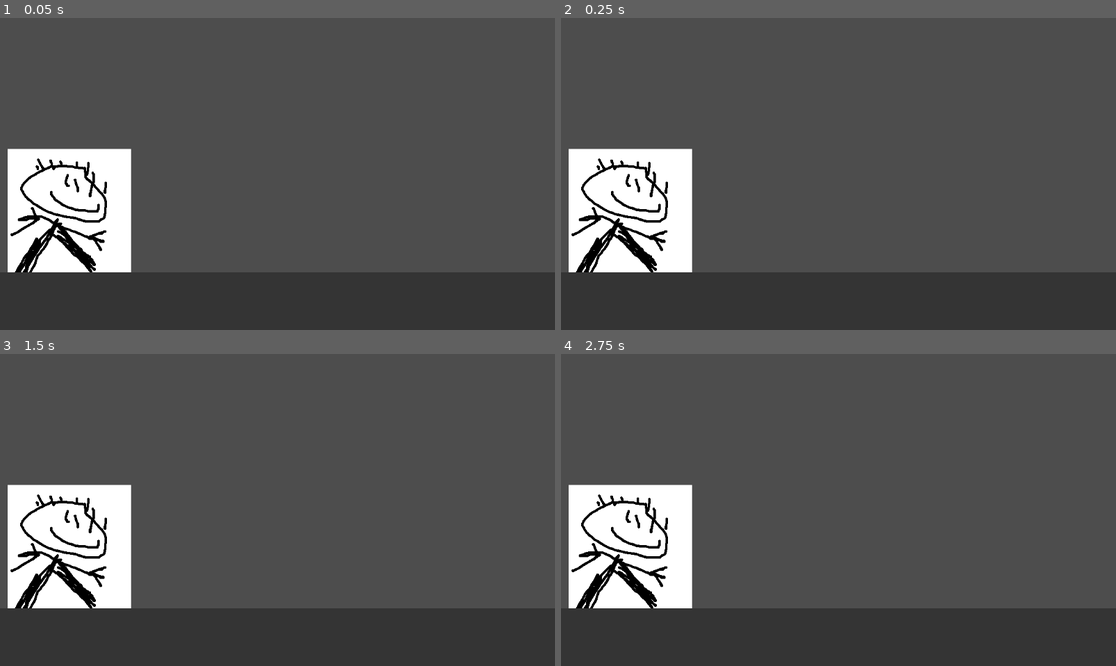
Above: before the commit, frames 1-4 (two rows, left to right).
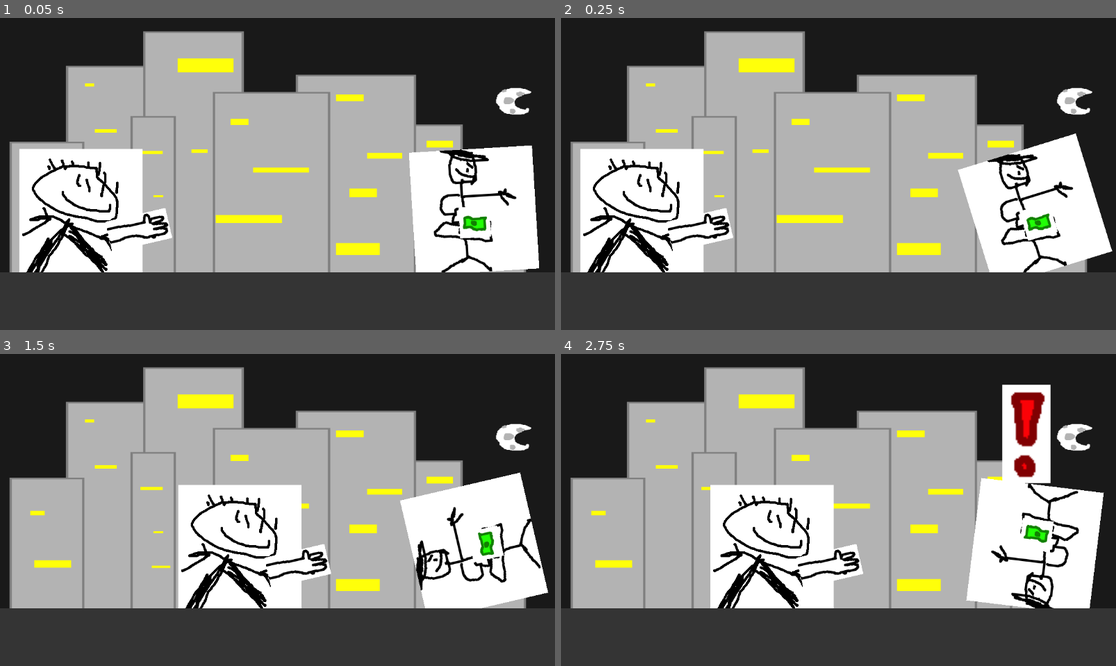
Above: after the commit, the same moments.

Repository: Eevee-17/Hackathon-Game
Game: Godot game, scene res://game_scenes/game_1.tscn
Two runs of this game, one before a commit and one after it. Both use one fixed random seed, a clock stepped at 60 frames per second and the inputs below. The project has no main scene, so this scene is started directly.
Inputs:
- Up to frame 1 (0.05 s): no input
- Up to frame 2 (0.25 s): no input
- Up to frame 3 (1.5 s): hold Right (arrow_right, bound only after the commit) 0.53-1.28 s; tap Space (space, bound only after the commit) at 0.6, 1.35 s; hold Left (arrow_left, bound only after the commit) from 1.28 s (still down)
- Up to frame 4 (2.75 s): release Left (arrow_left, bound only after the commit) at 2.03 s; hold Right (arrow_right, bound only after the commit) from 2.03 s (still down); tap Space (space, bound only after the commit) at 2.1 s

The runs differ from the first frame. In frame 1, 76% of the frame differs, in the area x 0-100%, y 0-82%; in frame 2, 76%; in frame 3, 81%; in frame 4, 81%.

Commit message:
Created game 1

Diff:
--- a/game_scenes/game_1.tscn
+++ b/game_scenes/game_1.tscn
@@ -1,12 +1,88 @@
-[gd_scene load_steps=2 format=3 uid="uid://bcniq3wmj70ku"]
+[gd_scene load_steps=16 format=3 uid="uid://bcniq3wmj70ku"]
 
 [ext_resource type="Texture2D" uid="uid://dl6aelp15vg8v" path="res://assets/player.png" id="1_snhs5"]
+[ext_resource type="Texture2D" uid="uid://leixa2iyhdkt" path="res://assets/city_background_1.png" id="1_y438g"]
+[ext_resource type="Texture2D" uid="uid://c6mj3b8ggjgif" path="res://assets/businessman.png" id="2_uuf4u"]
+[ext_resource type="Texture2D" uid="uid://b7v8smlrd1co0" path="res://assets/money.png" id="3_lghbx"]
+[ext_resource type="Script" path="res://scripts/game1/businessman.gd" id="3_u2huu"]
+[ext_resource type="Script" path="res://scripts/game1/player.gd" id="5_oaopn"]
+[ext_resource type="Texture2D" uid="uid://b3rn1trchtld4" path="res://assets/hand.png" id="6_5pb03"]
+[ext_resource type="Texture2D" uid="uid://bj0l4g858p0hb" path="res://assets/alert.png" id="7_y23jp"]
+[ext_resource type="Script" path="res://scripts/game1/alert.gd" id="8_0xje8"]
+[ext_resource type="Texture2D" uid="uid://da6afa4uwks02" path="res://assets/win.png" id="10_b8rrv"]
+[ext_resource type="Script" path="res://scripts/game1/win.gd" id="11_gtns0"]
+
+[sub_resource type="CircleShape2D" id="CircleShape2D_hb10l"]
+radius = 88.3629
+
+[sub_resource type="RectangleShape2D" id="RectangleShape2D_hy4ya"]
+size = Vector2(64, 56)
+
+[sub_resource type="RectangleShape2D" id="RectangleShape2D_27ql2"]
+size = Vector2(152, 240)
+
+[sub_resource type="RectangleShape2D" id="RectangleShape2D_at1xy"]
+size = Vector2(58, 80)
 
 [node name="Game1" type="Node2D"]
 
+[node name="CityBackground1" type="Sprite2D" parent="."]
+position = Vector2(572, 238)
+scale = Vector2(1.19531, 0.796875)
+texture = ExtResource("1_y438g")
+
+[node name="Businessman" type="Sprite2D" parent="."]
+position = Vector2(984, 400)
+texture = ExtResource("2_uuf4u")
+script = ExtResource("3_u2huu")
+
+[node name="Area2D" type="Area2D" parent="Businessman" groups=["bm"]]
+
+[node name="CollisionShape2D" type="CollisionShape2D" parent="Businessman/Area2D"]
+position = Vector2(0, 16)
+shape = SubResource("CircleShape2D_hb10l")
+
+[node name="Money" type="Sprite2D" parent="Businessman"]
+position = Vector2(0, 24)
+texture = ExtResource("3_lghbx")
+
+[node name="Area2D" type="Area2D" parent="Businessman/Money" groups=["money"]]
+
+[node name="CollisionShape2D" type="CollisionShape2D" parent="Businessman/Money/Area2D"]
+shape = SubResource("RectangleShape2D_hy4ya")
+
 [node name="Player" type="Sprite2D" parent="."]
-position = Vector2(144, 400)
+position = Vector2(168, 400)
 texture = ExtResource("1_snhs5")
+script = ExtResource("5_oaopn")
+
+[node name="Area2D" type="Area2D" parent="Player"]
+
+[node name="CollisionShape2D" type="CollisionShape2D" parent="Player/Area2D"]
+position = Vector2(-14, 0)
+shape = SubResource("RectangleShape2D_27ql2")
+
+[node name="Hand" type="Sprite2D" parent="Player"]
+position = Vector2(120, 40)
+rotation = -0.226893
+texture = ExtResource("6_5pb03")
+
+[node name="Area2D" type="Area2D" parent="Player/Hand"]
+
+[node name="CollisionShape2D" type="CollisionShape2D" parent="Player/Hand/Area2D"]
+position = Vector2(40, -8)
+shape = SubResource("RectangleShape2D_at1xy")
+
+[node name="Alert" type="Sprite2D" parent="."]
+position = Vector2(966, 166)
+scale = Vector2(3.125, 3.1875)
+texture = ExtResource("7_y23jp")
+script = ExtResource("8_0xje8")
+
+[node name="Win" type="Sprite2D" parent="."]
+position = Vector2(552, 288)
+texture = ExtResource("10_b8rrv")
+script = ExtResource("11_gtns0")
 
 [node name="Ground" type="ColorRect" parent="."]
 offset_left = -32.0
@@ -14,3 +90,9 @@
 offset_right = 1208.0
 offset_bottom = 676.0
 color = Color(0.205117, 0.205117, 0.205117, 1)
+
+[connection signal="seen" from="Businessman" to="Player" method="_on_businessman_seen"]
+[connection signal="lose" from="Player" to="Businessman" method="_on_player_lose"]
+[connection signal="lose" from="Player" to="Alert" method="_on_player_lose"]
+[connection signal="win" from="Player" to="Businessman" method="_on_player_win"]
+[connection signal="win" from="Player" to="Win" method="_on_player_win"]
--- a/project.godot
+++ b/project.godot
@@ -17,3 +17,21 @@
 [display]
 
 window/size/resizable=false
+
+[input]
+
+arrow_left={
+"deadzone": 0.5,
+"events": [Object(InputEventKey,"resource_local_to_scene":false,"resource_name":"","device":-1,"window_id":0,"alt_pressed":false,"shift_pressed":false,"ctrl_pressed":false,"meta_pressed":false,"pressed":false,"keycode":0,"physical_keycode":4194319,"key_label":0,"unicode":0,"location":0,"echo":false,"script":null)
+]
+}
+arrow_right={
+"deadzone": 0.5,
+"events": [Object(InputEventKey,"resource_local_to_scene":false,"resource_name":"","device":-1,"window_id":0,"alt_pressed":false,"shift_pressed":false,"ctrl_pressed":false,"meta_pressed":false,"pressed":false,"keycode":0,"physical_keycode":4194321,"key_label":0,"unicode":0,"location":0,"echo":false,"script":null)
+]
+}
+space={
+"deadzone": 0.5,
+"events": [Object(InputEventKey,"resource_local_to_scene":false,"resource_name":"","device":-1,"window_id":0,"alt_pressed":false,"shift_pressed":false,"ctrl_pressed":false,"meta_pressed":false,"pressed":false,"keycode":0,"physical_keycode":32,"key_label":0,"unicode":32,"location":0,"echo":false,"script":null)
+]
+}
--- /dev/null
+++ b/scripts/game1/alert.gd
@@ -0,0 +1,9 @@
+extends Sprite2D
+
+
+func _ready():
+	hide()
+
+
+func _on_player_lose() -> void:
+	show()
--- /dev/null
+++ b/scripts/game1/businessman.gd
@@ -0,0 +1,23 @@
+extends Sprite2D
+
+signal seen
+
+var player_ended = false
+
+
+func _process(delta):
+	if not player_ended:
+		rotation -= 0.02
+
+		if rotation < -3:
+			player_ended = true
+			seen.emit()
+
+
+
+func _on_player_lose() -> void:
+	player_ended = true
+
+
+func _on_player_win() -> void:
+	player_ended = true
--- /dev/null
+++ b/scripts/game1/player.gd
@@ -0,0 +1,45 @@
+extends Sprite2D
+
+signal win
+signal lose
+
+@export var movement_speed = 10
+
+var done = false
+
+func lose_game():
+	done = true
+	lose.emit()
+
+func win_game():
+	done = true
+	win.emit()
+
+# Called every frame. 'delta' is the elapsed time since the previous frame.
+func _process(delta):
+	if not done:
+		if Input.is_action_pressed("arrow_left"):
+			position.x -= movement_speed
+		if Input.is_action_pressed("arrow_right"):
+			position.x += movement_speed
+
+		for area in $Area2D.get_overlapping_areas():
+			if area.is_in_group("bm"):
+				lose_game()
+
+		if Input.is_action_just_pressed("space"):
+			var grabbed_areas = 0 # 0 = none, 1 = businessman, 2 = money
+			for area in $Hand/Area2D.get_overlapping_areas():
+				if area.is_in_group("money"):
+					grabbed_areas = 2
+				elif grabbed_areas != 2 and area.is_in_group("bm"):
+					grabbed_areas = 1
+
+			if grabbed_areas == 2:
+				win_game()
+			elif grabbed_areas == 1:
+				lose_game()
+
+
+func _on_businessman_seen() -> void:
+	lose_game()
--- /dev/null
+++ b/scripts/game1/win.gd
@@ -0,0 +1,9 @@
+extends Sprite2D
+
+
+func _ready():
+	hide()
+
+
+func _on_player_win() -> void:
+	show()
Binary file added: assets/city_background_1.png
Not shown, changed: assets/city_background_1.png.import
Binary file added: assets/hand.png
Not shown, changed: assets/hand.png.import
Binary file added: assets/win.png
Not shown, changed: assets/win.png.import
Binary file removed: game_scenes/businessman.png
Binary file removed: game_scenes/money.png
Binary file removed: game_scenes/player.png
